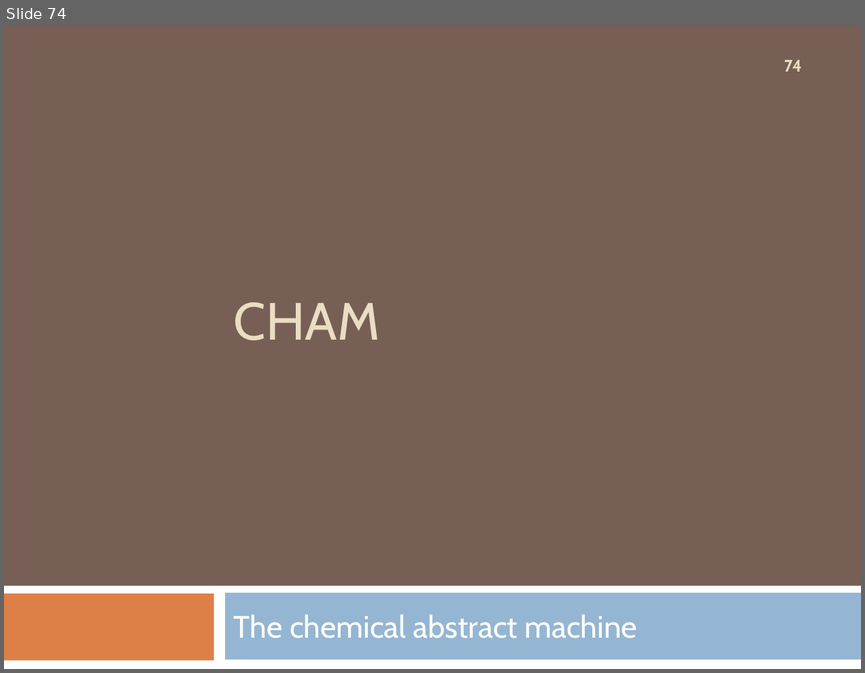
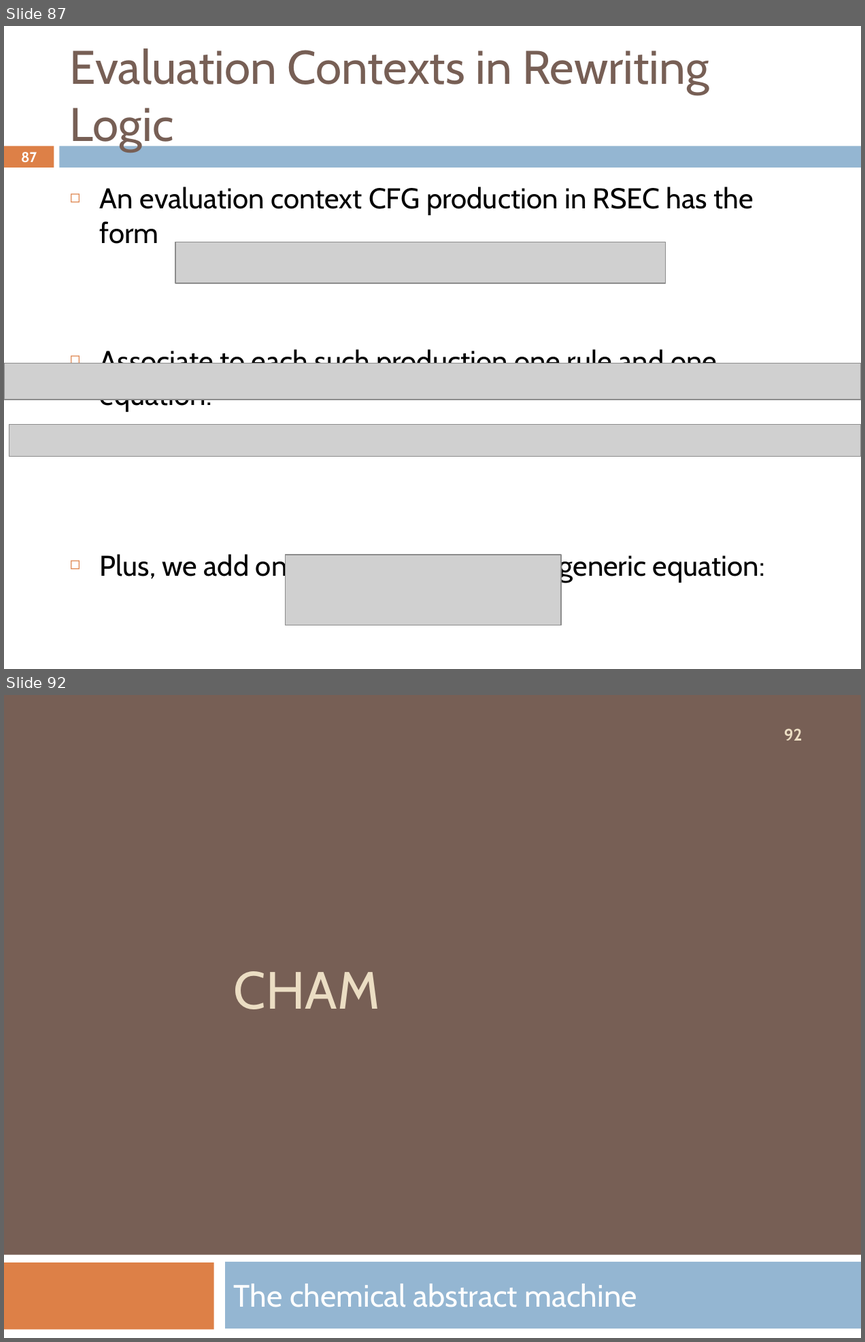
Before and after one commit to Formal-Systems-Laboratory/fsl.cs.illinois.edu, a slide deck: teaching/2021/cs522/02-Conventional-Executable-Semantics.pptx. Shown one above the other, each under a label of ours: slide 74 before the commit, slides 87 and 92 after it; the slides between them are not shown. The pictures are 865x673 and 865x1342 pixels, drawn with LibreOffice and Linux fonts; fonts in the diff are those of the drawing; grey boxes stand for pictures. Boxes give left, top, right and bottom in pixels: in the first picture for what was removed or moved away, otherwise in the second. Text is boxed around its words. In the diff, an @@ line names an element or a change of style, - is before the commit and + after.

```diff
--- a/teaching/2021/cs522/02-Conventional-Executable-Semantics.pptx
+++ b/teaching/2021/cs522/02-Conventional-Executable-Semantics.pptx
@@ slide 87 added at (x1=4, y1=26, x2=861, y2=669), background #FFFFFF @@
@@ title added at (x1=70, y1=48, x2=708, y2=151), 39.6 pt, text #775F55 @@
+Evaluation Contexts in Rewriting Logic
@@ rectangle added at (x1=4, y1=146, x2=54, y2=167), fill #DD8047 @@
@@ rectangle added at (x1=60, y1=146, x2=861, y2=167), fill #94B6D2 @@
@@ page number added at (x1=21, y1=152, x2=37, y2=162), 11.9 pt, text #FFFFFF, bold @@
+87
@@ text added at (x1=100, y1=186, x2=765, y2=582), 24 pt, text #000000 @@
+◻ An evaluation context CFG production in RSEC has the form
+◻ Associate to each such production one rule and one equation:
+◻ Plus, we add one generic rule and one generic equation:
@@ picture added at (x1=175, y1=242, x2=666, y2=283) @@
@@ picture added at (x1=4, y1=363, x2=861, y2=399) @@
@@ picture added at (x1=9, y1=424, x2=861, y2=456) @@
@@ picture added at (x1=285, y1=554, x2=561, y2=625) @@
@@ what was slide 74 is now slide 92 @@
@@ page number at (x1=784, y1=728, x2=802, y2=741): text changed @@
-74
+92
```
Also in this commit, not shown: 19 other slides added, 1 other file.
